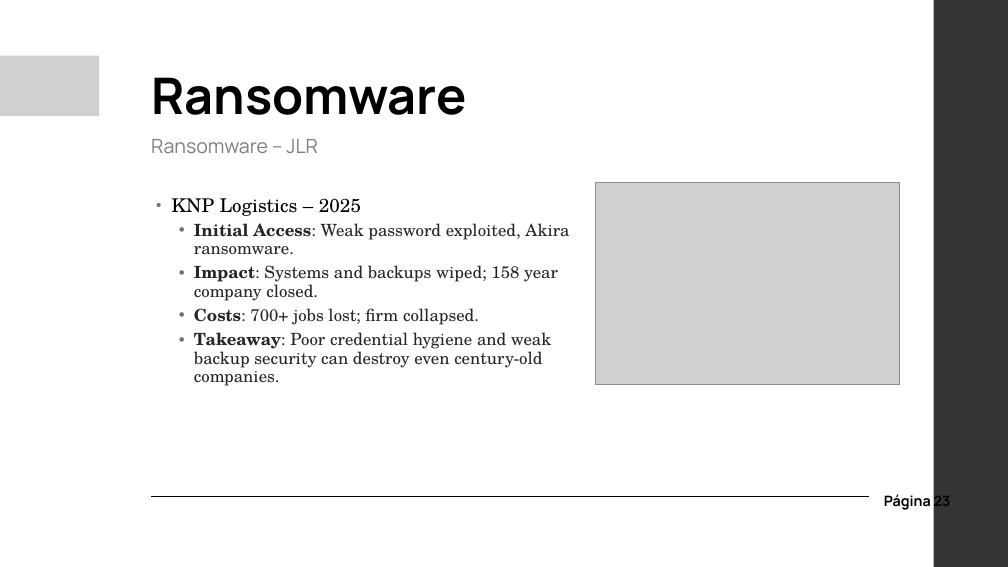
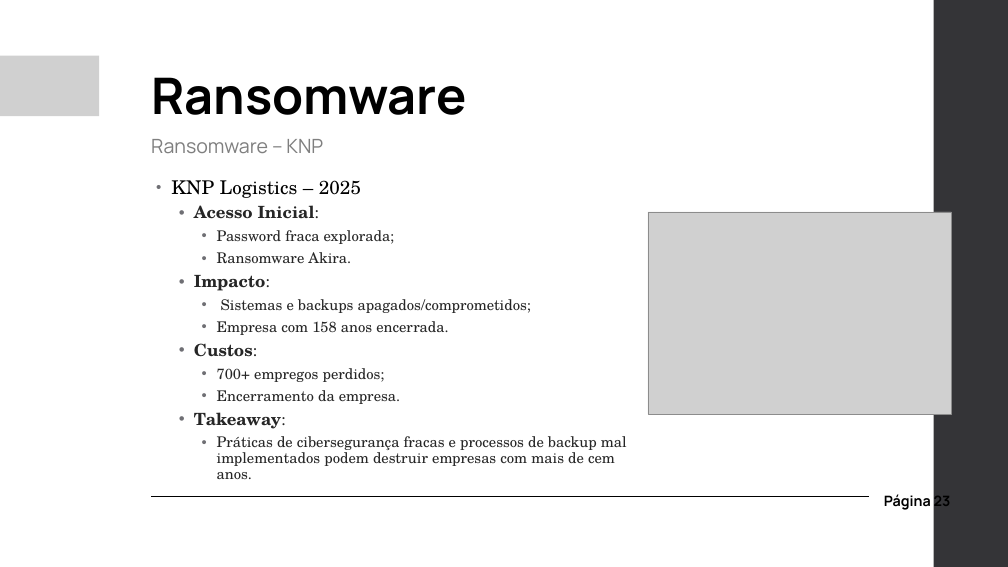
Before and after one commit to pedroaovieira/osint, a slide deck: slide 23 of presentation/ffonseca/2025_10_23_FFonseca_Cybersecurity_OT.pptx. Drawn at 1008x567 pixels with LibreOffice and Linux fonts; fonts in the diff are those of the drawing; grey boxes stand for pictures; background and template pictures are left out. Boxes give left, top, right and bottom in pixels: in the first picture for what was removed or moved away, otherwise in the second. Text is boxed around its words. In the diff, an @@ line names an element or a change of style, - is before the commit and + after.

```diff
--- a/presentation/ffonseca/2025_10_23_FFonseca_Cybersecurity_OT.pptx
+++ b/presentation/ffonseca/2025_10_23_FFonseca_Cybersecurity_OT.pptx
@@ text at (151,139,323,153): text changed @@
-Ransomware – JLR
+Ransomware – KNP
@@ text "KNP Logistics – 2025": place and size @@
-text "KNP Logistics – 2025" at (171,198,569,386)
+text "KNP Logistics – 2025" at (171,180,627,479)
@@ text at (194,205,627,479): text changed; size 24 to 21 pt @@
-  • Initial Access: Weak password exploited, Akira ransomware.
-  • Impact: Systems and backups wiped; 158 year company closed.
-  • Costs: 700+ jobs lost; firm collapsed.
-  • Takeaway: Poor credential hygiene and weak backup security can destroy even century-old companies.
+  • Acesso Inicial:
+    • Password fraca explorada;
+    • Ransomware Akira.
+  • Impacto:
+    • Sistemas e backups apagados/comprometidos;
+    • Empresa com 158 anos encerrada.
+  • Custos:
+    • 700+ empregos perdidos;
+    • Encerramento da empresa.
+  • Takeaway:
+    • Práticas de cibersegurança fracas e processos de backup mal implementados podem destruir empresas com mais de cem anos.
@@ picture: place and size @@
-picture at (596,182,899,385)
+picture at (648,212,951,414)
```
Also in this commit, not shown: 3 other slides changed, 1 slide added, 1 other file.
